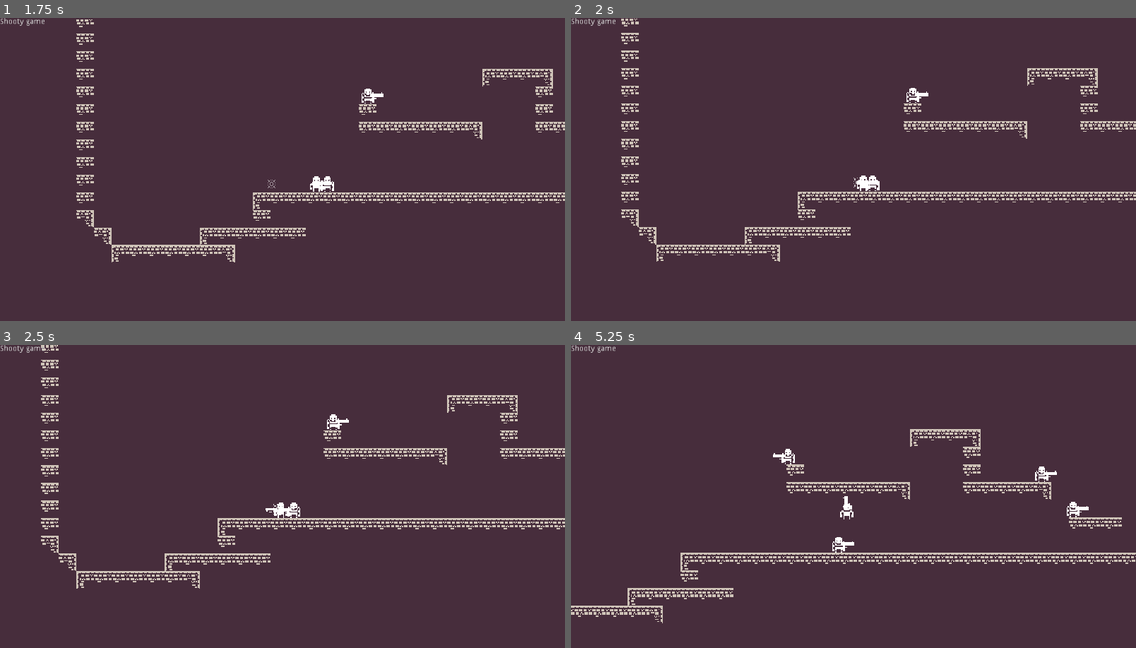
Above: before the commit, frames 1-4 (two rows, left to right).
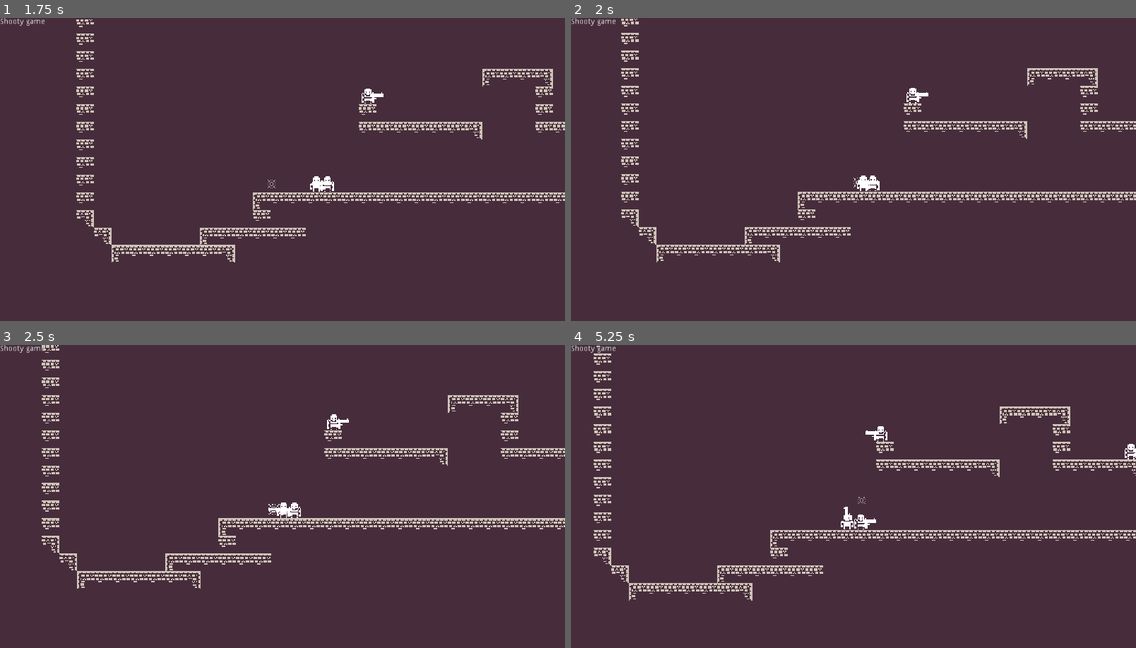
Above: after the commit, the same moments.

Repository: BasicLich/miz-jam-1-entry
Game: Godot game, scene res://Game.tscn
Two runs of this game, one before a commit and one after it. Both use one fixed random seed, a clock stepped at 60 frames per second and the inputs below.
Inputs:
- Up to frame 1 (1.75 s): hold S (player_aim_down) 0.53-1.28 s; hold Right (player_right) from 0.53 s (still down); tap Z (player_jump) at 0.77, 1.52 s; tap W (player_aim_up) at 1.35 s
- Up to frame 2 (2 s): keep holding Right (player_right)
- Up to frame 3 (2.5 s): release Right (player_right) at 2.03 s; hold Left (player_left) from 2.03 s (still down); tap } (player_next_weapon) at 2.1 s
- Up to frame 4 (5.25 s): release Left (player_left) at 2.78 s; hold Right (player_right) 2.78-4.28 s; tap { (player_prev_weapon) at 2.85 s; tap Z (player_jump) at 3.02, 3.77, 4.52 s; hold X (player_shoot) 3.53-4.28 s; hold Left (player_left) 4.28-5.03 s; tap S (player_aim_down) at 4.35 s; hold Right (player_right) from 5.03 s (still down); hold W (player_aim_up) from 5.03 s (still down)

Frame 1 is identical in both runs. In frame 2, 0.2% of the frame differs, in the area x 8-100%, y 7-81%; in frame 3, 1.4%; in frame 4, 7.3%, in the area x 0-100%, y 0-92%.

Commit message:
Fix usage of move_and_slide

Diff:
--- a/Actor.gd
+++ b/Actor.gd
@@ -41,7 +41,7 @@
 
 	vel = vel + GRAVITY * delta
 
-	move_and_slide(vel, Vector2(0, -1))
+	vel = move_and_slide(vel, Vector2(0, -1))
 	onFloor = is_on_floor()
 
 func _changeWeaponDirection(dir):
